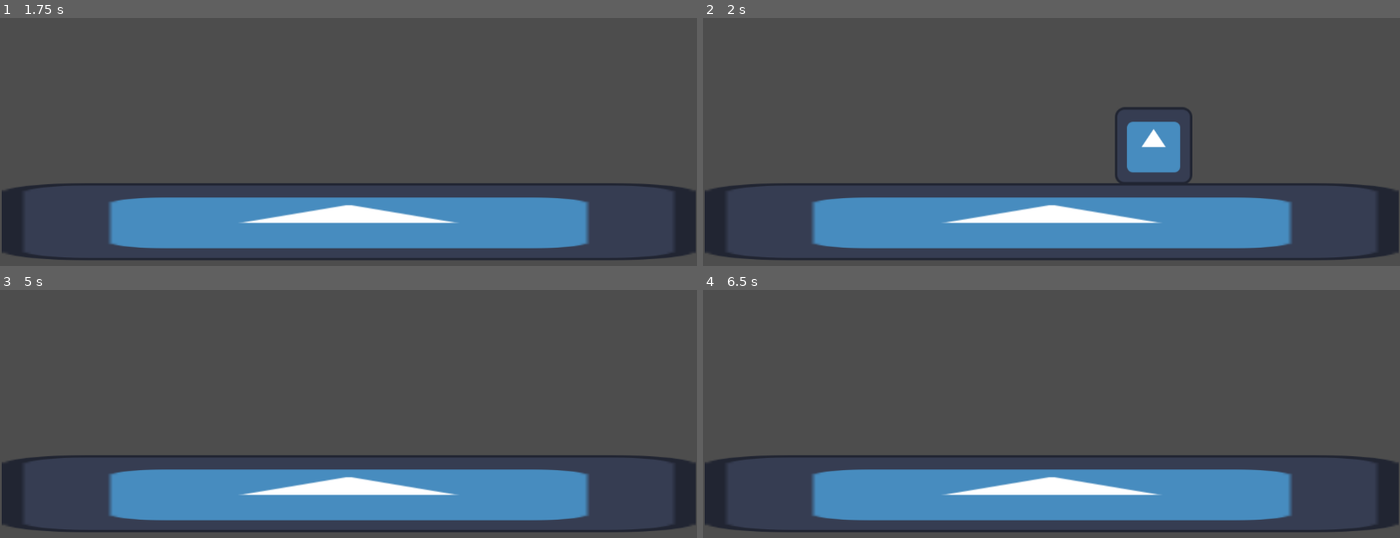
Above: before the commit, frames 1-4 (two rows, left to right).
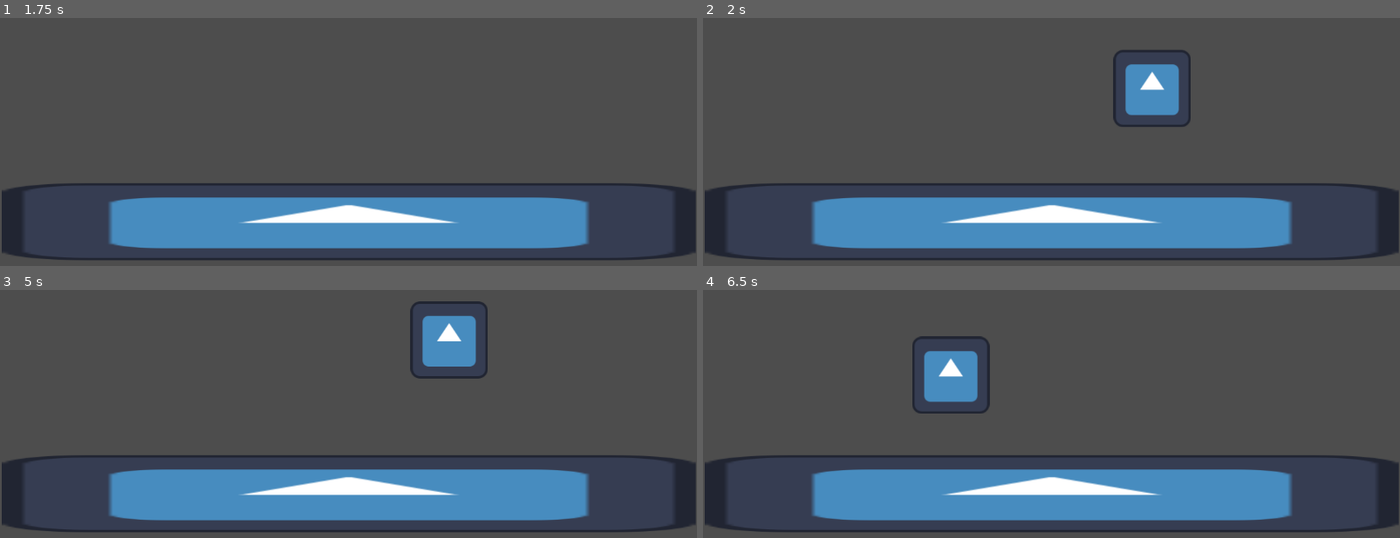
Above: after the commit, the same moments.

Repository: tigerchris2000/LudumDare55
Game: Godot game, scene res://Scenes/test.tscn
Two runs of this game, one before a commit and one after it. Both use one fixed random seed, a clock stepped at 60 frames per second and the inputs below. The engine's default icon, where the game draws it, is replaced by a stand-in: a white triangle on a blue panel in a dark square.
Inputs:
- Up to frame 1 (1.75 s): tap Enter (dev) at 0.5 s; hold D (Right) 0.53-1.28 s; hold ] (Dev_Add) 0.53-1.28 s; tap W (Jump) at 0.77, 1.52 s; tap Space at 1.25 s; hold A (Left) from 1.28 s (still down); tap / (Dev_Sub) at 1.35 s
- Up to frame 2 (2 s): keep holding A (Left)
- Up to frame 3 (5 s): release A (Left) at 2.03 s; hold D (Right) 2.03-3.53 s; tap Enter (dev) at 2.1, 2.75, 4.25, 4.35 s; tap ] (Dev_Add) at 2.85 s; tap W (Jump) at 3.02, 3.77, 4.52 s; tap Space at 3.5 s; hold / (Dev_Sub) 3.53-4.28 s; hold A (Left) from 3.53 s (still down)
- Up to frame 4 (6.5 s): hold ] (Dev_Add) 5.03-5.78 s; tap Space at 5.75 s; release A (Left) at 5.78 s; hold D (Right) from 5.78 s (still down); tap / (Dev_Sub) at 5.85 s; tap W (Jump) at 6.02 s

Frame 1 is identical in both runs. In frame 2, 3.8% of the frame differs, in the area x 58-71%, y 12-67%; in frame 3, 2.1%; in frame 4, 2.1%.

Commit message:
Stuff

Diff:
--- a/Godot/Code/Player.gd
+++ b/Godot/Code/Player.gd
@@ -56,6 +56,8 @@
 
 	if not grounded:
 		apply_central_impulse(Vector2.DOWN * grav * delta)
-	# print(linear_velocity)
+
+	print(linear_velocity.y)
+
 func is_grounded() -> bool:
 	return true
--- a/Godot/Scenes/test.tscn
+++ b/Godot/Scenes/test.tscn
@@ -19,6 +19,7 @@
 max_speed = 2000.0
 acc = 1000.0
 dec = 1000.0
+jump_height = 100.0
 
 [node name="CollisionShape2D" type="CollisionShape2D" parent="Player"]
 position = Vector2(0.5, 0)
